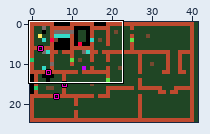
Two states of a LDtk project, data/level.ldtk. Above, an overview of the earlier version with the close-up marked.
Close-up. The starting point:
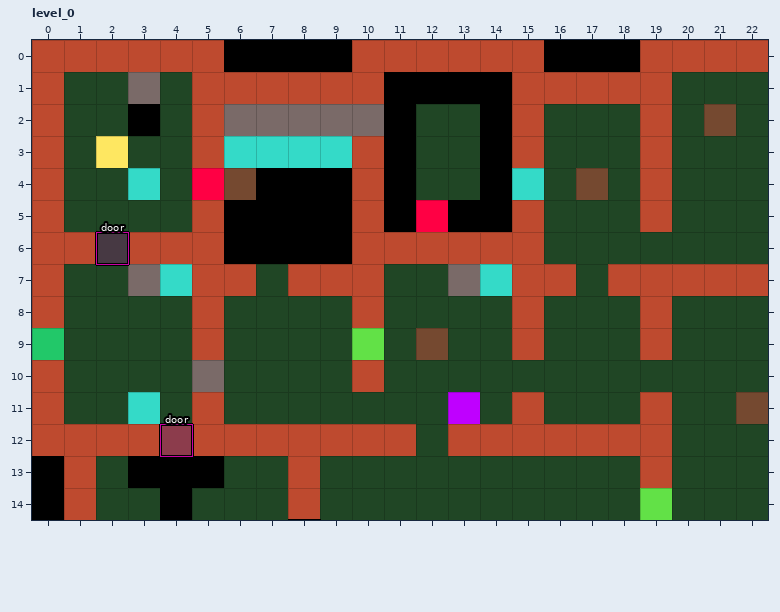
Cells are 4x4 px. Shown: level_0 x 0..22, y 0..14.
And afterwards:
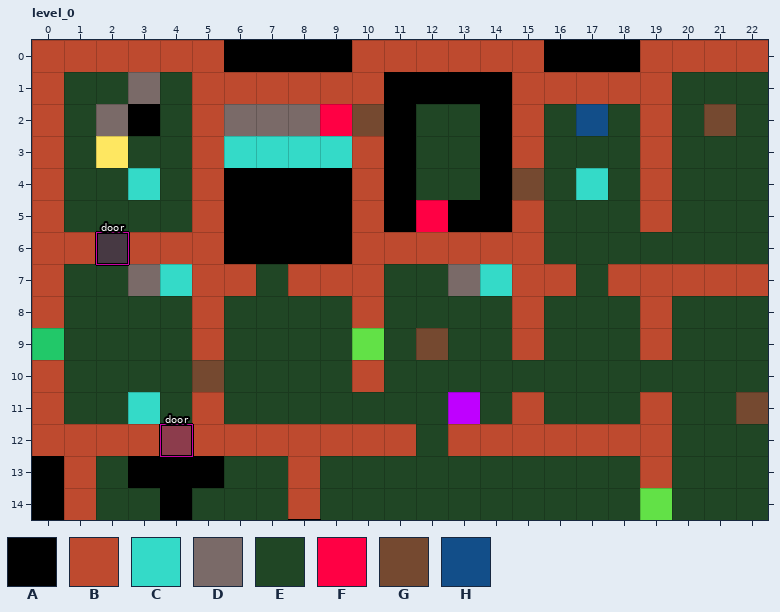
Key: from "tiles": A 1 "empty", B 2 "bedrock", C 3 "diamond", D 4 "rock", E 5 "grass", F 7 "firefly", G 8 "sandstone", H 11 "amoeba".
_ is an empty cell.
Edits made:
Layer "tiles":
y 2: x 2 E -> D; x 9..10 DD -> FG; x 17 E -> H
y 4: x 5..6 FG -> BA; x 15 C -> G; x 17 G -> C
y 10: x 5 D -> G
Pixel boxes of the changes (left, top, right, bottom) in both close-ups:
changed: (96, 104, 128, 136)
changed: (320, 104, 384, 136)
changed: (576, 104, 608, 136)
changed: (192, 168, 256, 200)
changed: (512, 168, 544, 200)
changed: (576, 168, 608, 200)
changed: (192, 360, 224, 392)
